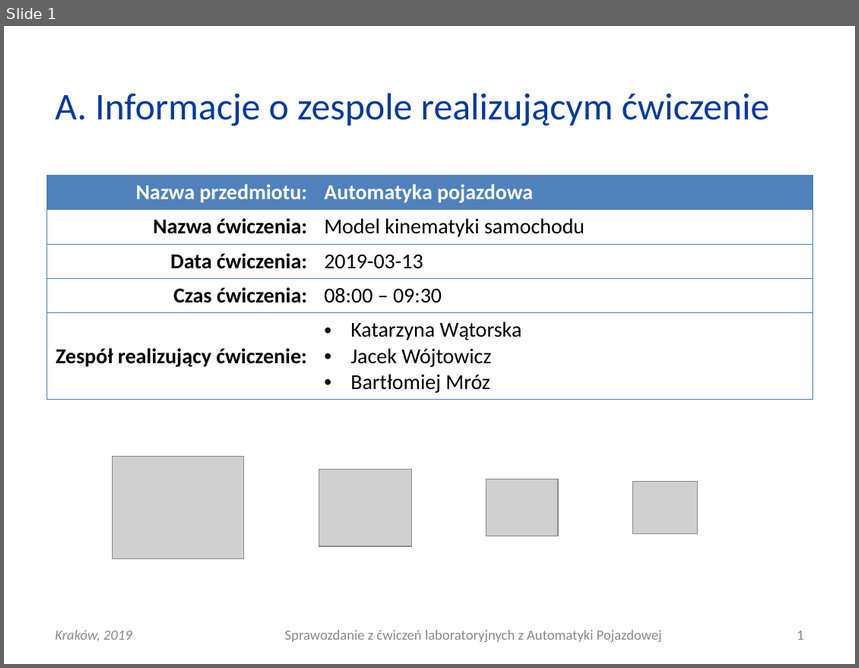
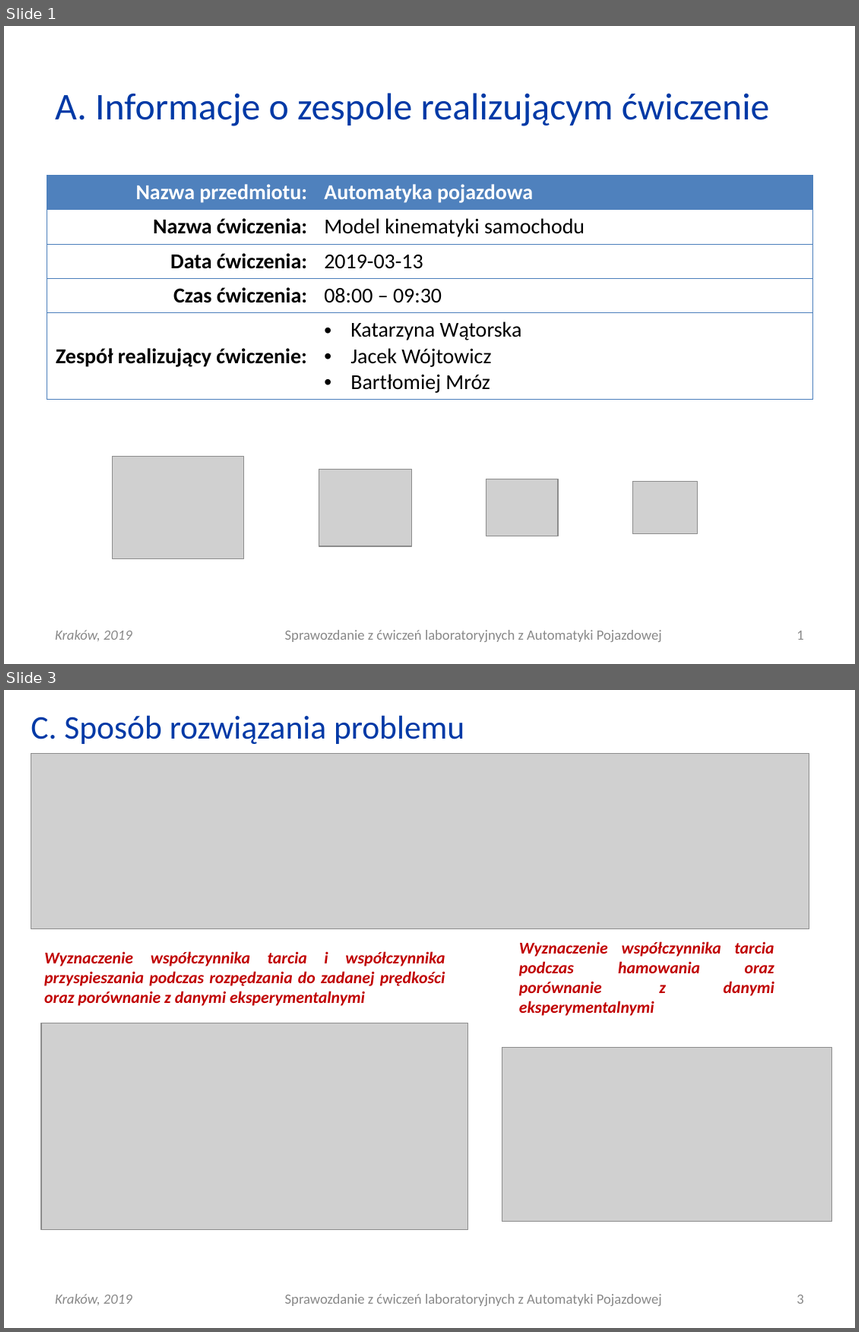
Before and after one commit to Katarzyna-W/AP, a slide deck: Lab3_dynamika/AP_L03_20190313_0800_G01.ppt. Shown one above the other, each under a label of ours: slide 1 before the commit, slides 1 and 3 after it; the slides between them are not shown. The pictures are 859x668 and 859x1332 pixels, drawn with LibreOffice and Linux fonts; fonts in the diff are those of the drawing; grey boxes stand for pictures. Boxes give left, top, right and bottom in pixels: in the first picture for what was removed or moved away, otherwise in the second. Text is boxed around its words. In the diff, an @@ line names an element or a change of style, - is before the commit and + after.

Commit message:
sprawko2 - opis problemu i rozwiązanie

```diff
--- a/Lab3_dynamika/AP_L03_20190313_0800_G01.ppt
+++ b/Lab3_dynamika/AP_L03_20190313_0800_G01.ppt
@@ slide 3 added at (4, 690, 855, 1328), background #FFFFFF @@
@@ title added at (31, 715, 465, 744), 28 pt, text #0039A6 @@
+C. Sposób rozwiązania problemu
@@ picture added at (31, 754, 810, 930) @@
@@ text added at (44, 951, 446, 1006), 14 pt, text #C00000, bold, italic @@
+Wyznaczenie współczynnika tarcia i współczynnika przyspieszania podczas rozpędzania do zadanej prędkości oraz porównanie z danymi eksperymentalnymi
@@ text added at (519, 942, 775, 1016), 14 pt, text #C00000, bold, italic @@
+Wyznaczenie współczynnika tarcia podczas hamowania oraz porównanie z danymi eksperymentalnymi
@@ picture added at (41, 1023, 468, 1230) @@
@@ picture added at (502, 1047, 832, 1222) @@
@@ text added at (55, 1294, 132, 1306), 12 pt, text #898989, italic @@
+Kraków, 2019
@@ text added at (285, 1294, 662, 1306), 12 pt, text #898989 @@
+Sprawozdanie z ćwiczeń laboratoryjnych z Automatyki Pojazdowej
@@ page number added at (797, 1295, 804, 1304), 12 pt, text #898989 @@
+3
```
Also in this commit, not shown: 3 slides changed, 1 slide removed, 5 other files.
